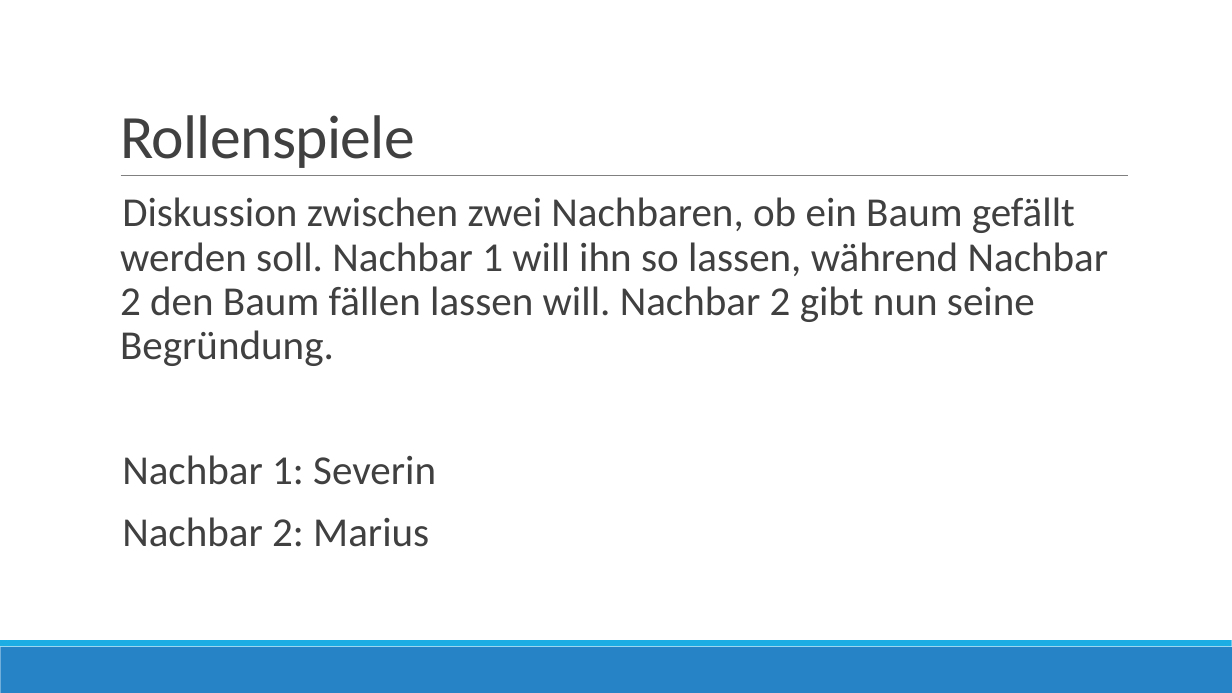
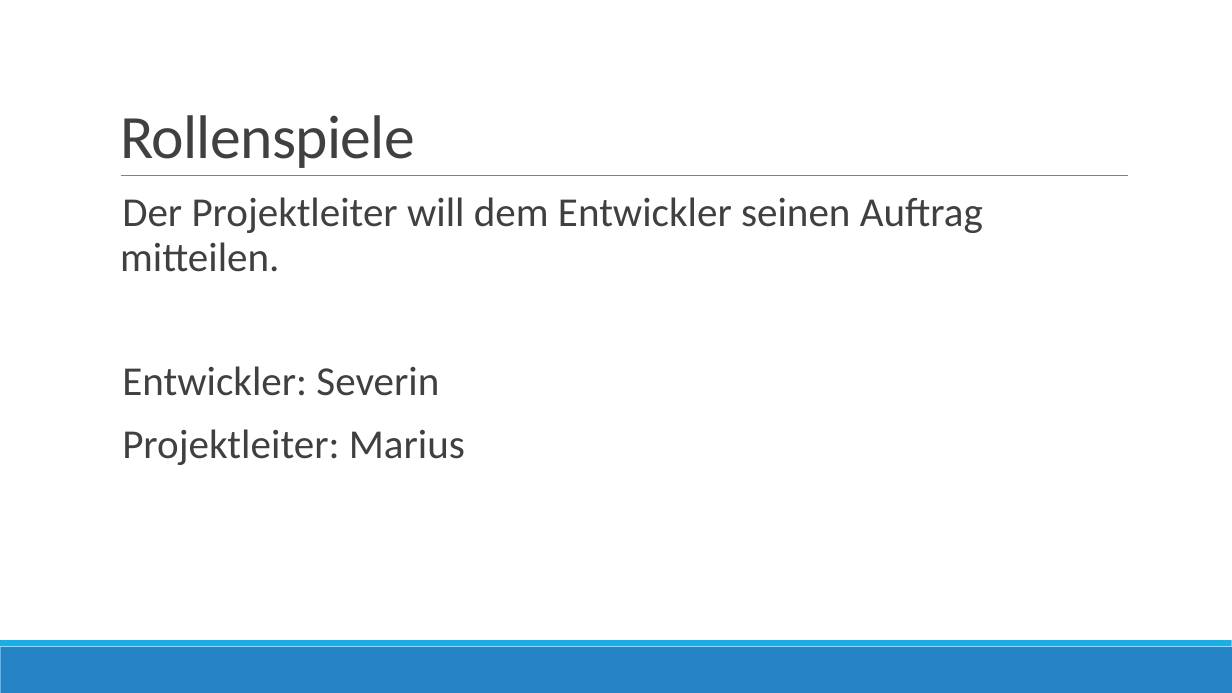
Before and after one commit to severinkaderli/BZG3101-KOMM1D, a slide deck: slide 11 of Aktives Zuhören - Präsentation.pptx. Drawn at 1232x693 pixels with LibreOffice and Linux fonts; fonts in the diff are those of the drawing. Boxes give left, top, right and bottom in pixels: in the first picture for what was removed or moved away, otherwise in the second. Text is boxed around its words. In the diff, an @@ line names an element or a change of style, - is before the commit and + after.

```diff
--- a/Aktives Zuhören - Präsentation.pptx
+++ b/Aktives Zuhören - Präsentation.pptx
@@ text at bbox=[120, 197, 983, 465]: text changed @@
-  Diskussion zwischen zwei Nachbaren, ob ein Baum gefällt werden soll. Nachbar 1 will ihn so lassen, während Nachbar 2 den Baum fällen lassen will. Nachbar 2 gibt nun seine Begründung.
-  Nachbar 1: Severin
-  Nachbar 2: Marius
+  Der Projektleiter will dem Entwickler seinen Auftrag mitteilen.
+  Entwickler: Severin
+  Projektleiter: Marius
```
Also in this commit, not shown: 1 other slide changed.
